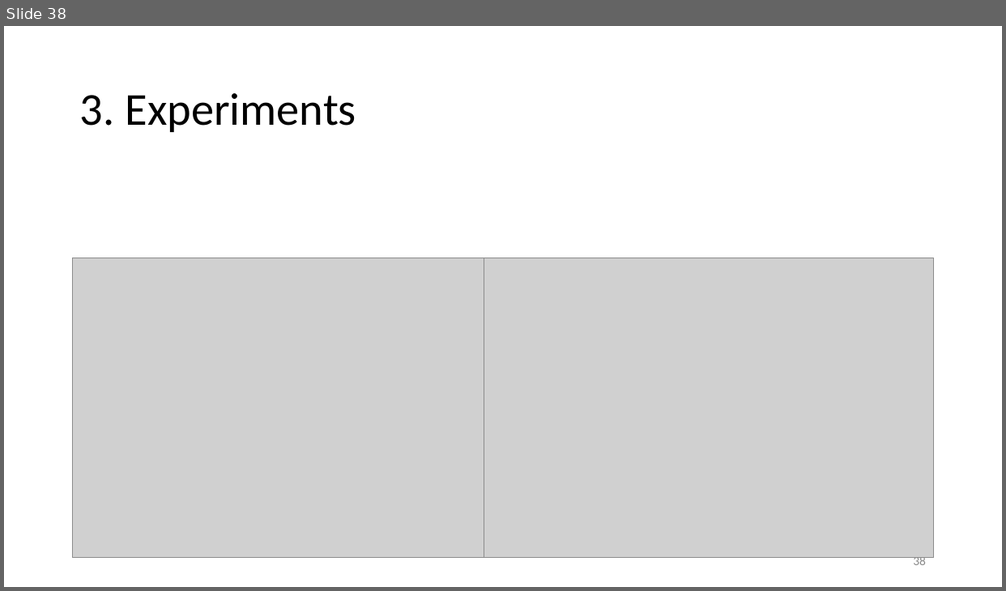
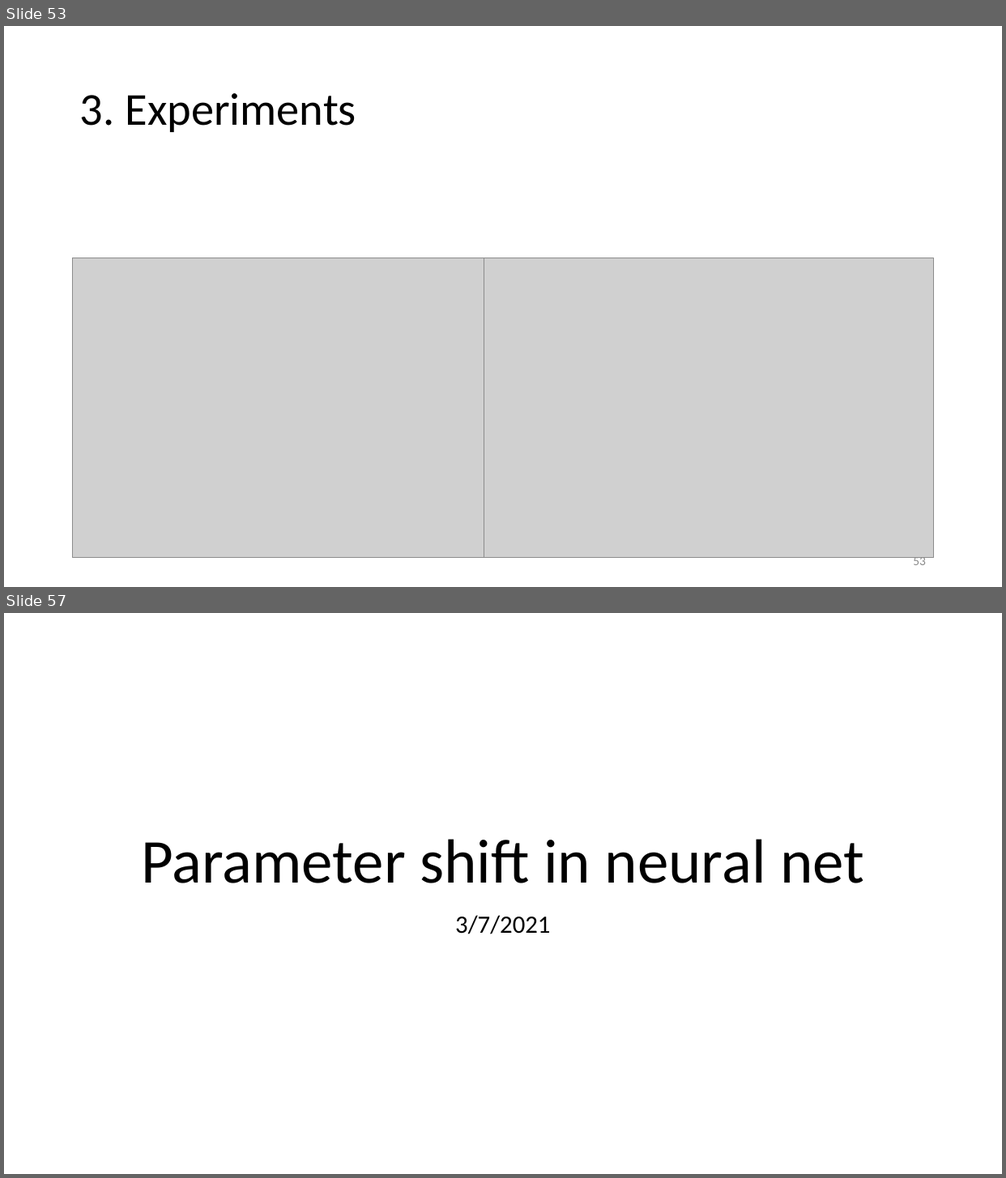
Before and after one commit to vutuanhai237/CourseMaterialsUIT, a slide deck: SExxx-Programming for quantum computer/Slide/x. Quantum Gradient.pptx. Shown one above the other, each under a label of ours: slide 38 before the commit, slides 53 and 57 after it; the slides between them are not shown. The pictures are 1006x591 and 1006x1178 pixels, drawn with LibreOffice and Linux fonts; fonts in the diff are those of the drawing; grey boxes stand for pictures. Boxes give left, top, right and bottom in pixels: in the first picture for what was removed or moved away, otherwise in the second. Text is boxed around its words. In the diff, an @@ line names an element or a change of style, - is before the commit and + after.

```diff
--- a/SExxx-Programming for quantum computer/Slide/x. Quantum Gradient.pptx
+++ b/SExxx-Programming for quantum computer/Slide/x. Quantum Gradient.pptx
@@ slide 57 added at <box>4,613,1002,1174</box>, background #FFFFFF @@
@@ title added at <box>141,839,864,884</box>, 60 pt, text #000000 @@
+Parameter shift in neural net
@@ subtitle added at <box>455,915,550,935</box>, 24 pt, text #000000 @@
+3/7/2021
@@ what was slide 38 is now slide 53 @@
@@ page number at <box>913,555,926,565</box>: text changed @@
-38
+53
```
Also in this commit, not shown: 15 slides changed, 34 other slides added, 20 other files.
